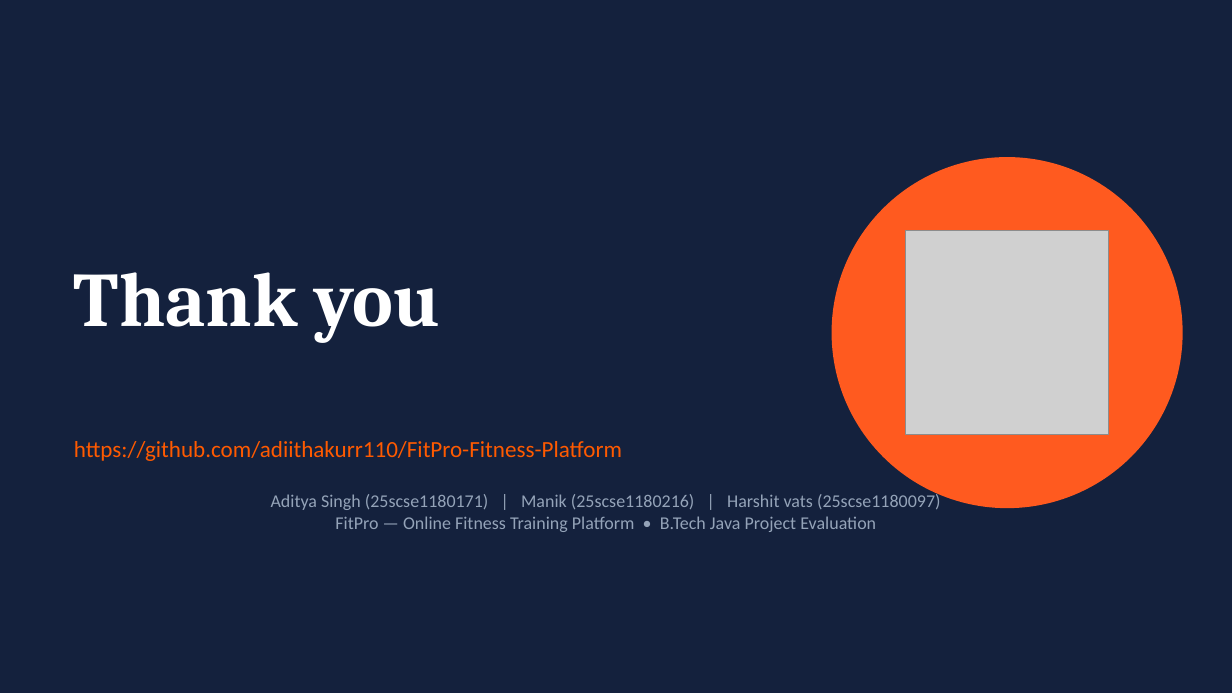
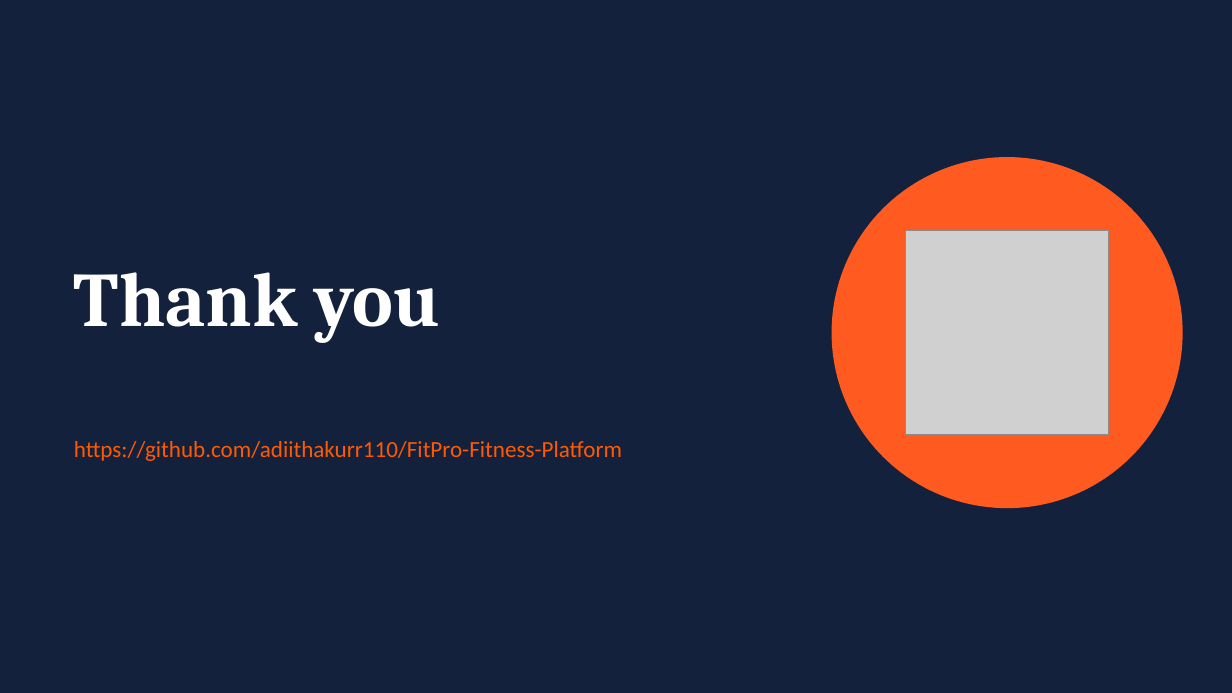
Before and after one commit to adiithakurr110/FitPro-Fitness-Platform, a slide deck: slide 19 of docs/FitPro_Final_Presentation.pptx (slide 24 before the commit). Drawn at 1232x693 pixels with LibreOffice and Linux fonts; fonts in the diff are those of the drawing; grey boxes stand for pictures. Boxes give left, top, right and bottom in pixels: in the first picture for what was removed or moved away, otherwise in the second. Text is boxed around its words. In the diff, an @@ line names an element or a change of style, - is before the commit and + after.

```diff
--- a/docs/FitPro_Final_Presentation.pptx
+++ b/docs/FitPro_Final_Presentation.pptx
@@ text removed at (271,492,941,532) @@
-Aditya Singh (25scse1180171) | Manik (25scse1180216) | Harshit vats (25scse1180097)
-FitPro — Online Fitness Training Platform • B.Tech Java Project Evaluation
```
Also in this commit, not shown: 15 other slides changed, 1 slide added, 6 slides removed, 1 other file.
